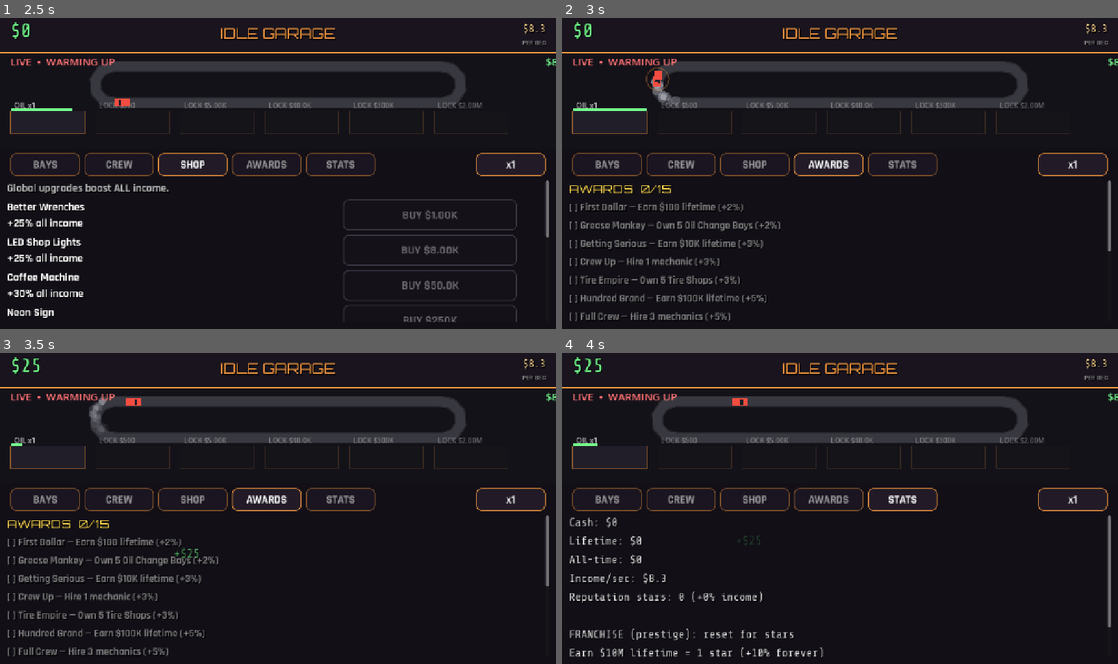
Above: before the commit, frames 1-4 (two rows, left to right).
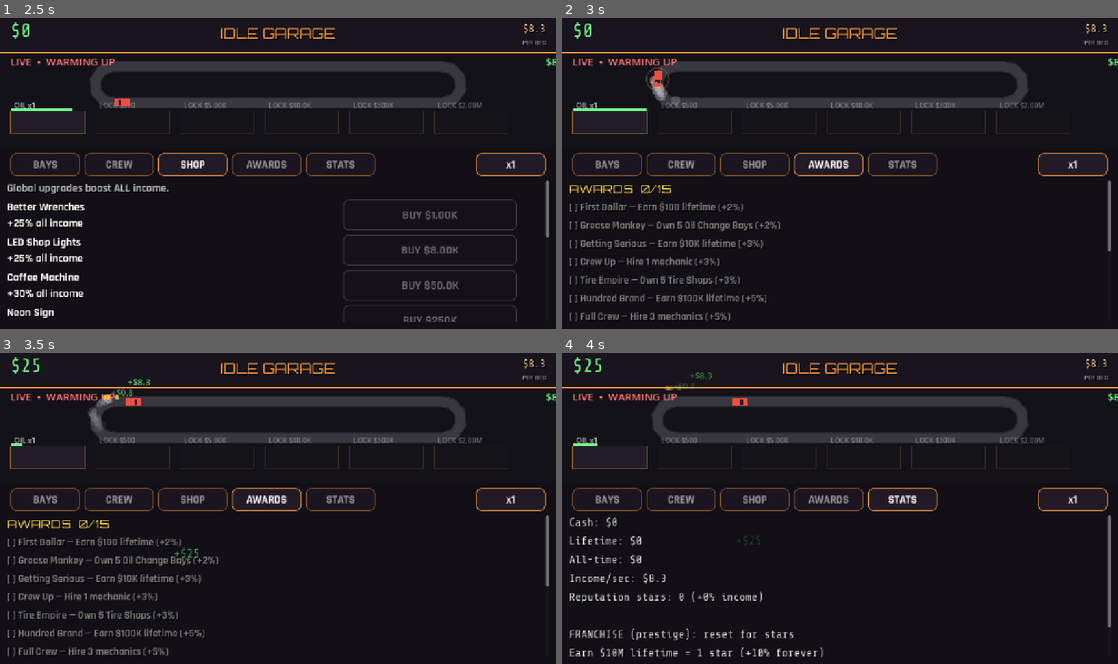
Above: after the commit, the same moments.

Repository: Thefreatbandz/idle-garage
Game: Godot game, scene res://scenes/main.tscn
Same seed, same stepped clock (60 frames per second), same inputs: the game is played once before the commit and once after it.
Inputs:
- Up to frame 1 (2.5 s): click "BAYS" at 0.5 s; click "CREW" at 1.25 s; click "SHOP" at 2 s
- Up to frame 2 (3 s): click "AWARDS" at 2.75 s
- Up to frame 3 (3.5 s): no input
- Up to frame 4 (4 s): click "STATS" at 3.5 s

Frame 1 is identical in both runs. In frame 2, 0.1% of the frame differs, in the area x 15-20%, y 18-28%; in frame 3, 0.2%, in the area x 15-27%, y 8-26%; in frame 4, 0.1%.

Commit message:
v3 finish: money floats at finish line/corners, bays verified

Diff:
--- a/scripts/race_preview.gd
+++ b/scripts/race_preview.gd
@@ -19,6 +19,7 @@
 var _cars := []  # per generator: {mode, track_t, speed, color, bay_t, service_t, pos}
 var _smokes := []
 var _coins := []  # {pos, life}
+var _floats := []  # {pos, life, max, text}
 var _time := 0.0
 
 const CAR_COLORS := [
@@ -60,16 +61,26 @@
 			continue
 		match int(c["mode"]):
 			M_TRACK:
-				c["track_t"] = fmod(float(c["track_t"]) + float(c["speed"]) * boost * dt, 1.0)
-				c["pos"] = _track_pos(float(c["track_t"]))
-				c["angle"] = _track_angle(float(c["track_t"]))
+				var old_t := float(c["track_t"])
+				c["track_t"] = fmod(old_t + float(c["speed"]) * boost * dt, 1.0)
+				var new_t := float(c["track_t"])
+				c["pos"] = _track_pos(new_t)
+				c["angle"] = _track_angle(new_t)
+				# crossed the finish line -> money float!
+				if new_t < old_t and game:
+					var share: float = game.income_per_sec() / maxf(1.0, float(_owned_count()))
+					_spawn_float(_track_pos(0.0) + Vector2(0, -30), "+$%s" % BigNum.fmt(share))
+					_spawn_coins(_track_pos(0.0))
 				# randomly decide to pull in for service
 				if randf() < dt * 0.15:
 					c["mode"] = M_TO_BAY
 					c["bay_t"] = 0.0
-				# drift smoke
-				if _in_drift_zone(float(c["track_t"])) and randf() < 0.4:
-					_spawn_smoke(c["pos"])
+				# drift smoke + coin sparkle in corners
+				if _in_drift_zone(new_t):
+					if randf() < 0.4:
+						_spawn_smoke(c["pos"])
+					if randf() < dt * 2.0 and game:
+						_spawn_float(c["pos"] + Vector2(0, -24), "+$%s" % BigNum.fmt(game.income_per_sec() * 0.1))
 			M_TO_BAY:
 				c["bay_t"] = float(c["bay_t"]) + dt * 1.5
 				var bp := _bay_pos(i)
@@ -107,6 +118,10 @@
 		cn["life"] = float(cn["life"]) - dt
 		cn["pos"] = (cn["pos"] as Vector2) + Vector2(randf_range(-20, 20), -40) * dt
 	_coins = _coins.filter(func(cn): return float(cn["life"]) > 0.0)
+	for fl in _floats:
+		fl["life"] = float(fl["life"]) - dt
+		fl["pos"] = (fl["pos"] as Vector2) + Vector2(0, -30) * dt
+	_floats = _floats.filter(func(fl): return float(fl["life"]) > 0.0)
 	if _smokes.size() > 60:
 		_smokes = _smokes.slice(_smokes.size() - 60)
 	queue_redraw()
@@ -120,6 +135,19 @@
 func _spawn_coins(p: Vector2) -> void:
 	for k in range(5):
 		_coins.append({"pos": p + Vector2(randf_range(-20, 20), 0), "life": 1.0, "max": 1.0})
+
+func _spawn_float(p: Vector2, text: String) -> void:
+	_floats.append({"pos": p, "life": 1.4, "max": 1.4, "text": text})
+	if _floats.size() > 20:
+		_floats.pop_front()
+
+func _owned_count() -> int:
+	var n := 0
+	if game:
+		for i in range(6):
+			if int(game.owned[i]) > 0:
+				n += 1
+	return n
 
 func _in_drift_zone(t: float) -> bool:
 	var d := t * _perimeter
@@ -204,6 +232,11 @@
 	for cn in _coins:
 		var ca: float = float(cn["life"]) / float(cn["max"])
 		draw_circle(cn["pos"], 5.0, Color(1.0, 0.85, 0.30, ca))
+	# floating money text
+	for fl in _floats:
+		var fa: float = float(fl["life"]) / float(fl["max"])
+		draw_string(ThemeDB.fallback_font, fl["pos"], String(fl["text"]),
+			HORIZONTAL_ALIGNMENT_CENTER, 120, 20, Color(0.45, 1.0, 0.55, fa))
 	# cars
 	if game:
 		for i in range(6):
@@ -214,11 +247,7 @@
 			_draw_car(c["pos"], float(c["angle"]), drifting, c["color"])
 	# status
 	var st := "WARMING UP"
-	var nowned := 0
-	if game:
-		for i in range(6):
-			if int(game.owned[i]) > 0:
-				nowned += 1
+	var nowned := _owned_count()
 	if nowned >= 6:
 		st = "FULL SEND"
 	elif nowned >= 3:
Not shown, changed: build/web/index.html
Not shown, changed: build/web/index.pck
Not shown, changed: docs/index.html
Not shown, changed: docs/index.pck
